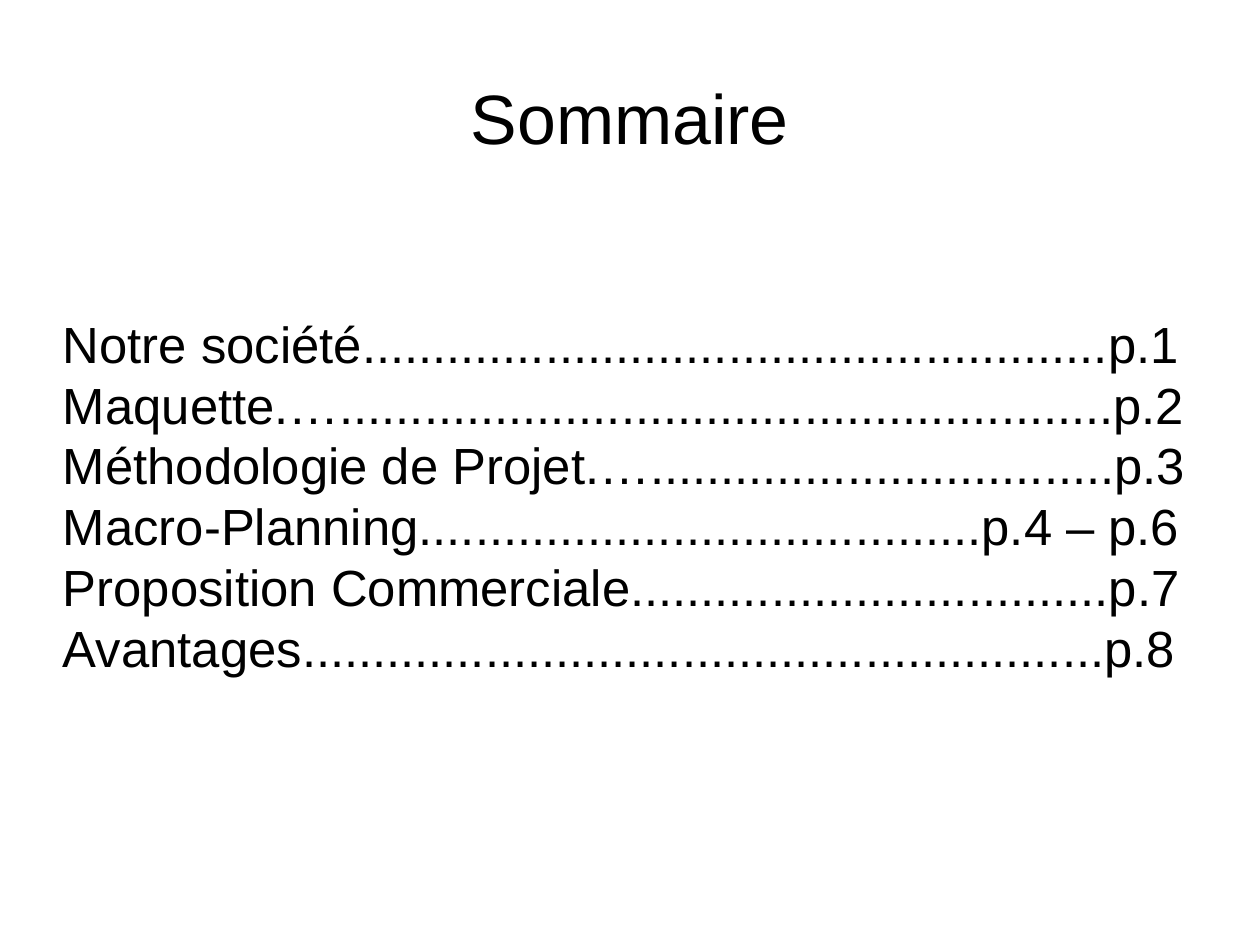
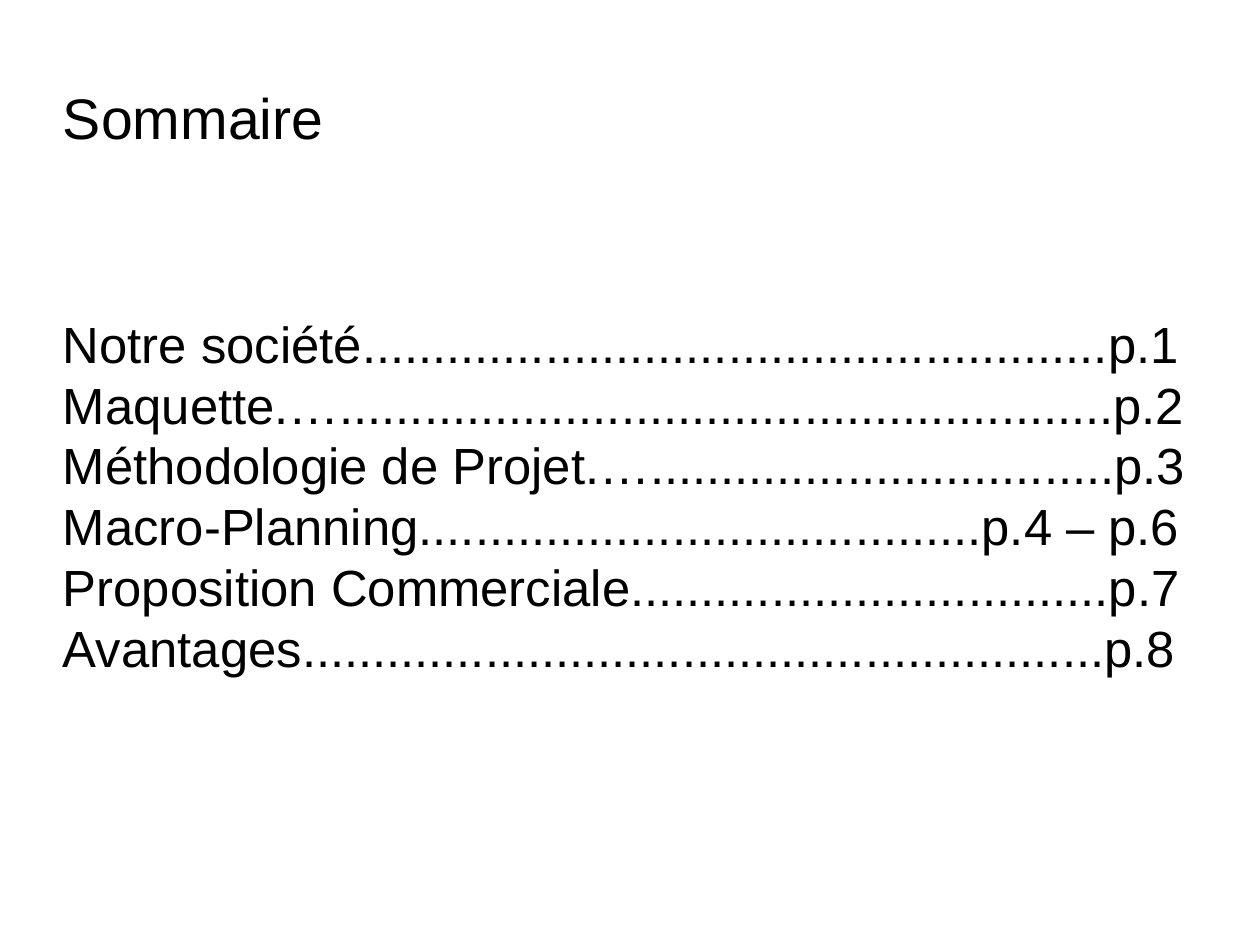
Before and after one commit to SLedoeuff/Hollow-Matrix, a slide deck: slide 2 of DiapoProjetSIE.odp (slide 1 before the commit). Drawn at 1260x945 pixels with LibreOffice and Linux fonts; fonts in the diff are those of the drawing; background and template pictures are left out. Boxes give left, top, right and bottom in pixels: in the first picture for what was removed or moved away, otherwise in the second. Text is boxed around its words. In the diff, an @@ line names an element or a change of style, - is before the commit and + after.

```diff
--- a/DiapoProjetSIE.odp
+++ b/DiapoProjetSIE.odp
@@ title "Sommaire": place and size @@
-title "Sommaire" at (471,93,789,145)
+title "Sommaire" at (63,97,323,140)
@@ title "Sommaire" at (63,97,323,140): size 44 to 36 pt; alignment centre to left @@
```
Also in this commit, not shown: 6 other slides changed, 2 slides added, 1 slide removed.
